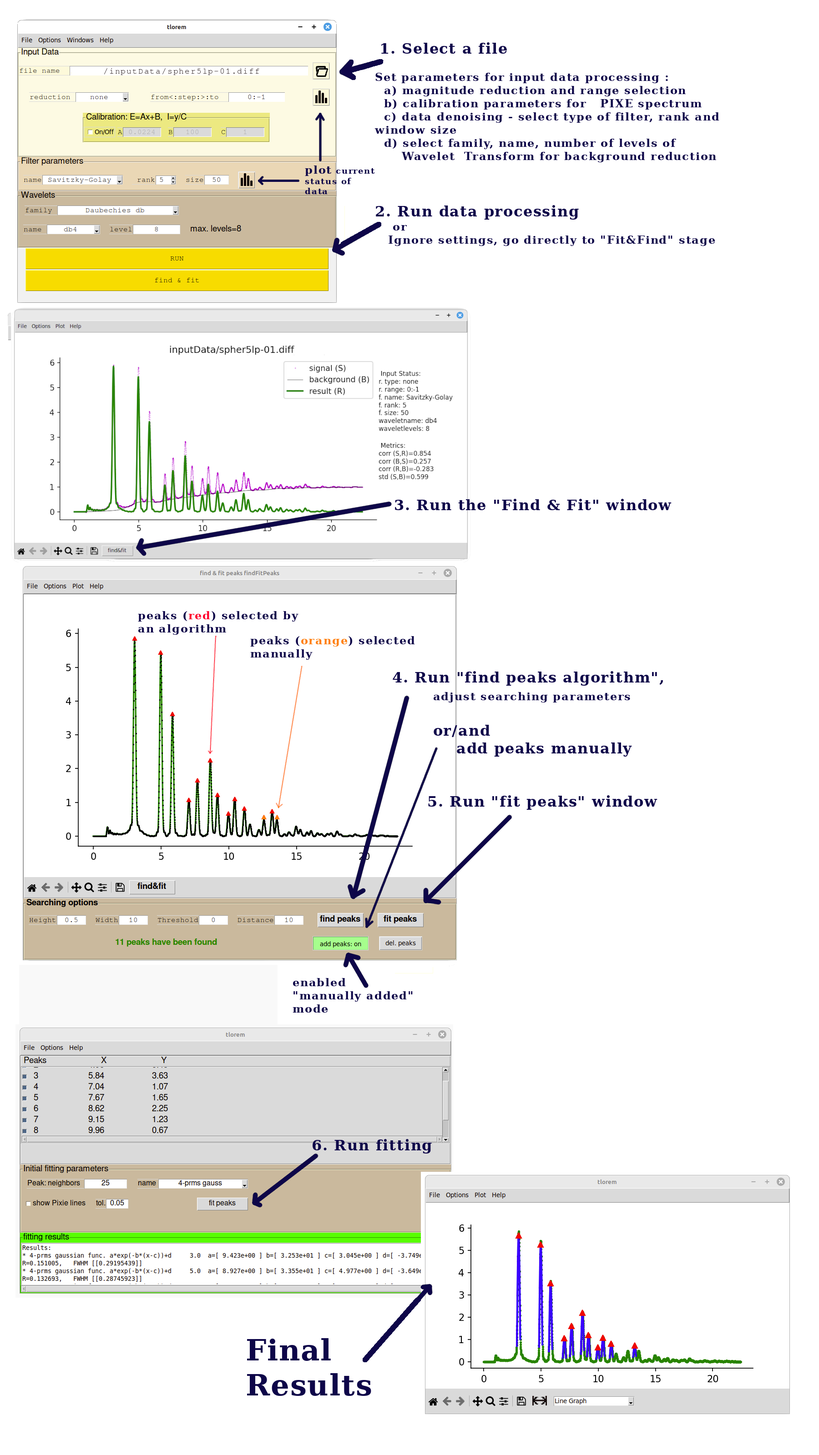
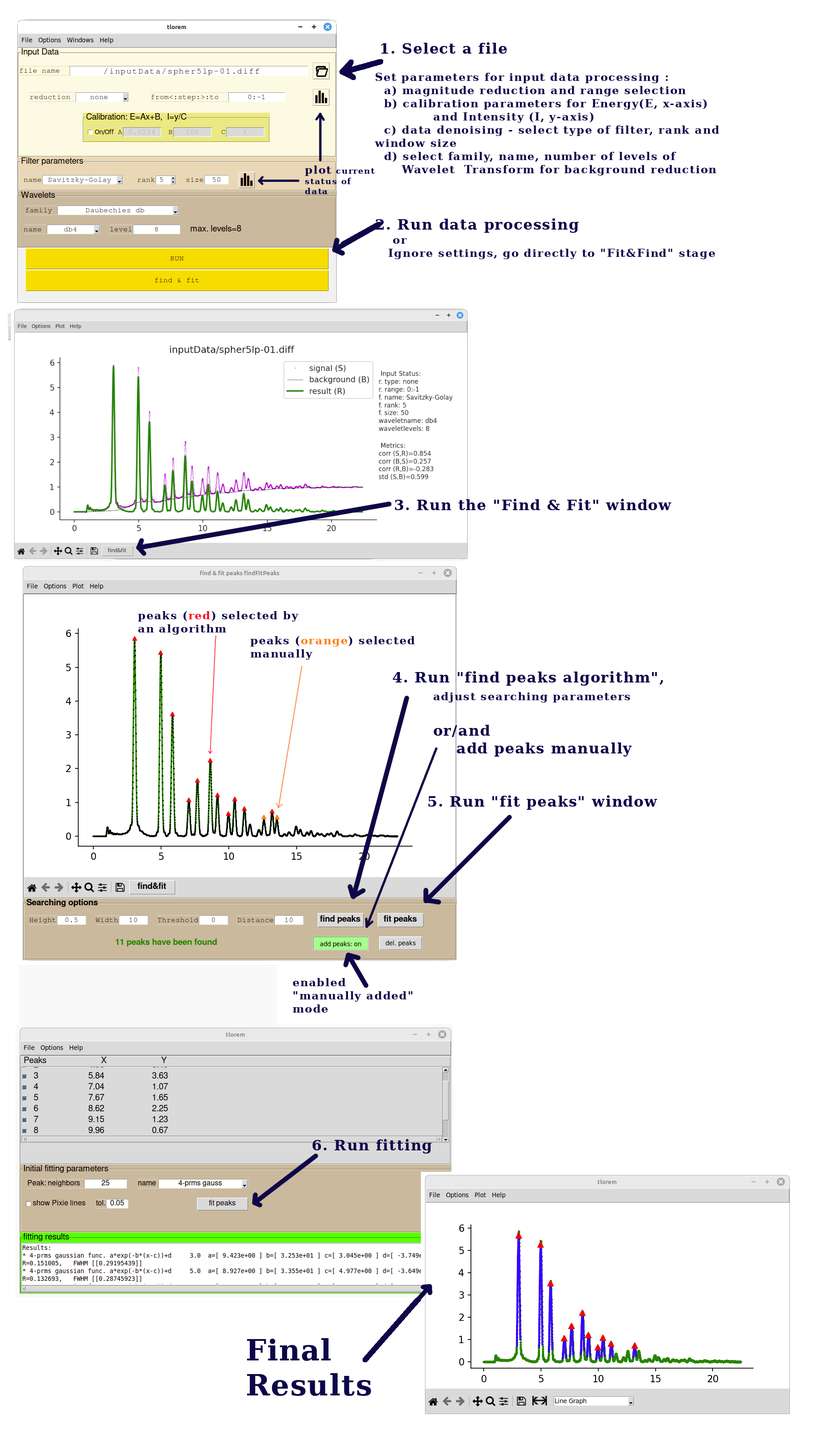
Before/after of a 819px x 1455px layered artwork. What changed in the layer stack:
painted on "1. Select a file ..." over [374, 99, 720, 260]
